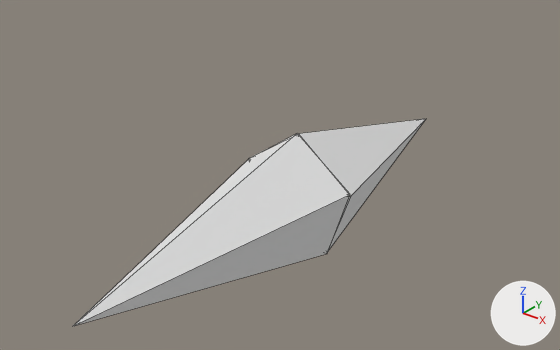
The OBJ model assets/models/rift.obj, before and after one commit.
Before and after are seen from a camera (50 mm lens) standing at (3.89, -5.11, 3.81) and looking at (-0.06, -0.18, 0.75). The lights are fixed; the arrows at lower right show +X, +Y and +Z. Mesh edges are drawn as thin lines. Where no turn or scale is listed for an object, it has been applied to the vertices.

Before the edit, the objects in view are built like this:
```python
me_cone = bpy.data.meshes.new('cone')
me_cone.from_pydata(...)  # a 5-sided cone pointing to +y spanning x -0.58..0.59, y 0.0..2.44, z -0.01..1.12
me_cone.materials.append(mat_none)  # white #e7e7e7
me_cone_001 = bpy.data.meshes.new('cone.001')
me_cone_001.from_pydata(...)  # a 5-sided cone pointing to -y spanning x -0.59..0.59, y -2.56..0.0, z 0.0..1.12
me_cone_001.materials.append(mat_none)  # white #e7e7e7
ob_cone = bpy.data.objects.new('cone', me_cone)
ob_cone.location = (0.0, 0.0, 0.0)
ob_cone_001 = bpy.data.objects.new('cone.001', me_cone_001)
ob_cone_001.location = (0.0, 0.0, 0.0)
```
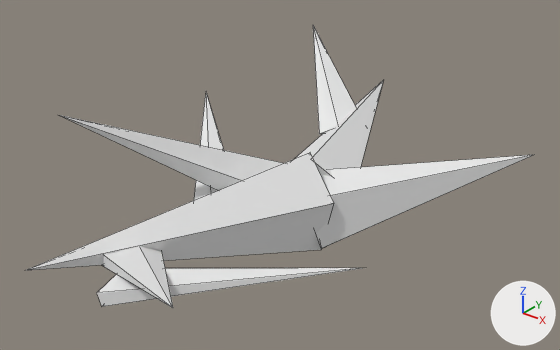
What differs and where, as boxes [x1, y1, x2, y2] in the pictures (560 x 350 px):
'cone.001', reshaped (11% wider, 39% shorter): before [74, 133, 350, 326]; after [27, 153, 334, 270]
'cone.005', added: after [316, 155, 532, 248]
'cone', reshaped: before [249, 119, 426, 251]; after [296, 80, 384, 177]
'cone.006', added: after [60, 115, 283, 190]
'cone.004', added: after [97, 268, 362, 306]
'cone.002', added: after [102, 246, 173, 308]
'cone.003', added: after [313, 26, 356, 135]
'cone.007', added: after [194, 93, 224, 200]

Edits to the bpy script that builds the scene:
```text
Change me_cone:
    where me_cone.from_pydata(...)  # 7 vertices, 10 faces; spans x -0.58..0.59, y 0.0..2.44, z -0.01..1.12
    me_cone part 1
    me_cone.vertices[0].co: (0.0, 0.0, 0.5) -> (0.13, 0.02, 0.48)
    me_cone.vertices[1].co: (0.0, 2.44, 0.5) -> (-0.53, 2.33, 0.88)  # pixel (426, 118) -> pixel (383, 79)
    me_cone.vertices[2].co: (0.59, 0.0, 0.68) -> (0.55, 0.11, 0.64)  # pixel (350, 196) -> not seen
    me_cone.vertices[3].co: (0.35, 0.0, -0.01) -> (0.34, 0.14, 0.12)  # pixel (326, 253) -> not seen
    me_cone.vertices[4].co: (-0.38, 0.0, 0.01) -> (-0.16, 0.0, 0.1)
    me_cone.vertices[5].co: (-0.58, 0.0, 0.71) -> (-0.26, -0.11, 0.59)  # pixel (248, 158) -> not seen
    me_cone.vertices[6].co: (0.02, 0.0, 1.12) -> (0.18, -0.04, 0.93)  # pixel (298, 133) -> pixel (310, 159)
Change me_cone_001:
    where me_cone_001.from_pydata(...)  # 7 vertices, 10 faces; spans x -0.59..0.59, y -2.56..0.0, z 0.0..1.12
    me_cone_001 part 2
    me_cone_001.vertices[0].co: (0.0, 0.0, 0.5) -> (0.15, -0.03, 0.5)
    me_cone_001.vertices[1].co: (0.0, -2.56, 0.5) -> (-0.73, -2.43, 0.6)  # pixel (72, 326) -> not seen
    me_cone_001.vertices[2].co: (0.36, 0.0, 0.0) -> (0.38, -0.13, 0.11)  # pixel (327, 253) -> pixel (321, 249)
    me_cone_001.vertices[3].co: (0.59, 0.0, 0.69) -> (0.53, -0.16, 0.65)  # pixel (350, 194) -> pixel (334, 203)
    me_cone_001.vertices[4].co: (0.0, 0.0, 1.12) -> (0.15, -0.01, 0.97)  # pixel (297, 133) -> pixel (310, 152)
    me_cone_001.vertices[5].co: (-0.59, 0.0, 0.69) -> (-0.23, 0.12, 0.64)  # pixel (248, 159) -> not seen
    me_cone_001.vertices[6].co: (-0.36, 0.0, 0.0) -> (-0.08, 0.04, 0.1)
Add me_cone_007:
    me_cone_007.from_pydata([(-0.25, -0.77, 0.38), (-1.63, 0.53, 1.01), (-0.11, -0.6, 0.32), (-0.33, -0.82, 0.3), (-0.43, -0.97, 0.39), (-0.28, -0.85, 0.46), (-0.09, -0.62, 0.42)], [], [(3, 2, 0), (2, 3, 1), (4, 3, 0), (3, 4, 1), (5, 4, 0), (4, 5, 1), (6, 5, 0), (5, 6, 1), (2, 6, 0), (6, 2, 1)])
    me_cone_007.materials.append(mat_none)  # white #e7e7e7
Add me_cone_006:
    me_cone_006.from_pydata([(-0.02, -0.12, 0.59), (-1.49, -1.44, 1.37), (-0.14, -0.09, 0.42), (-0.06, -0.23, 0.33), (0.07, -0.22, 0.59), (0.08, -0.08, 0.84), (-0.05, 0.01, 0.74)], [], [(3, 2, 0), (2, 3, 1), (4, 3, 0), (3, 4, 1), (5, 4, 0), (4, 5, 1), (6, 5, 0), (5, 6, 1), (2, 6, 0), (6, 2, 1)])
    me_cone_006.materials.append(mat_none)  # white #e7e7e7
Add me_cone_005:
    me_cone_005.from_pydata([(0.24, -0.06, 0.41), (1.78, 1.04, 1.04), (0.44, -0.2, 0.18), (0.31, 0.07, 0.02), (0.08, 0.16, 0.4), (0.08, -0.06, 0.78), (0.3, -0.28, 0.65)], [], [(3, 2, 0), (2, 3, 1), (4, 3, 0), (3, 4, 1), (5, 4, 0), (4, 5, 1), (6, 5, 0), (5, 6, 1), (2, 6, 0), (6, 2, 1)])
    me_cone_005.materials.append(mat_none)  # white #e7e7e7
Add me_cone_004:
    me_cone_004.from_pydata([(-0.02, -2.12, 0.6), (1.81, -1.68, 1.26), (0.04, -2.33, 0.56), (-0.01, -2.03, 0.51), (-0.08, -1.85, 0.59), (-0.07, -2.04, 0.68), (0.0, -2.33, 0.66)], [], [(3, 2, 0), (2, 3, 1), (4, 3, 0), (3, 4, 1), (5, 4, 0), (4, 5, 1), (6, 5, 0), (5, 6, 1), (2, 6, 0), (6, 2, 1)])
    me_cone_004.materials.append(mat_none)  # white #e7e7e7
Add me_cone_003:
    me_cone_003.from_pydata([(-0.19, 1.05, 0.73), (-1.57, 2.35, 1.35), (-0.05, 1.23, 0.67), (-0.26, 1.01, 0.65), (-0.37, 0.85, 0.74), (-0.22, 0.97, 0.81), (-0.02, 1.2, 0.77)], [], [(3, 2, 0), (2, 3, 1), (4, 3, 0), (3, 4, 1), (5, 4, 0), (4, 5, 1), (6, 5, 0), (5, 6, 1), (2, 6, 0), (6, 2, 1)])
    me_cone_003.materials.append(mat_none)  # white #e7e7e7
Add me_cone_002:
    me_cone_002.from_pydata([(-0.43, -1.67, 0.49), (1.15, -2.65, 1.21), (-0.54, -1.87, 0.44), (-0.36, -1.62, 0.4), (-0.29, -1.44, 0.48), (-0.42, -1.58, 0.57), (-0.57, -1.85, 0.55)], [], [(3, 2, 0), (2, 3, 1), (4, 3, 0), (3, 4, 1), (5, 4, 0), (4, 5, 1), (6, 5, 0), (5, 6, 1), (2, 6, 0), (6, 2, 1)])
    me_cone_002.materials.append(mat_none)  # white #e7e7e7
Add ob_cone_007:
    ob_cone_007 = bpy.data.objects.new('cone.007', me_cone_007)
    ob_cone_007.location = (0.0, 0.0, 0.0)
Add ob_cone_006:
    ob_cone_006 = bpy.data.objects.new('cone.006', me_cone_006)
    ob_cone_006.location = (0.0, 0.0, 0.0)
Add ob_cone_005:
    ob_cone_005 = bpy.data.objects.new('cone.005', me_cone_005)
    ob_cone_005.location = (0.0, 0.0, 0.0)
Add ob_cone_004:
    ob_cone_004 = bpy.data.objects.new('cone.004', me_cone_004)
    ob_cone_004.location = (0.0, 0.0, 0.0)
Add ob_cone_003:
    ob_cone_003 = bpy.data.objects.new('cone.003', me_cone_003)
    ob_cone_003.location = (0.0, 0.0, 0.0)
Add ob_cone_002:
    ob_cone_002 = bpy.data.objects.new('cone.002', me_cone_002)
    ob_cone_002.location = (0.0, 0.0, 0.0)
```
